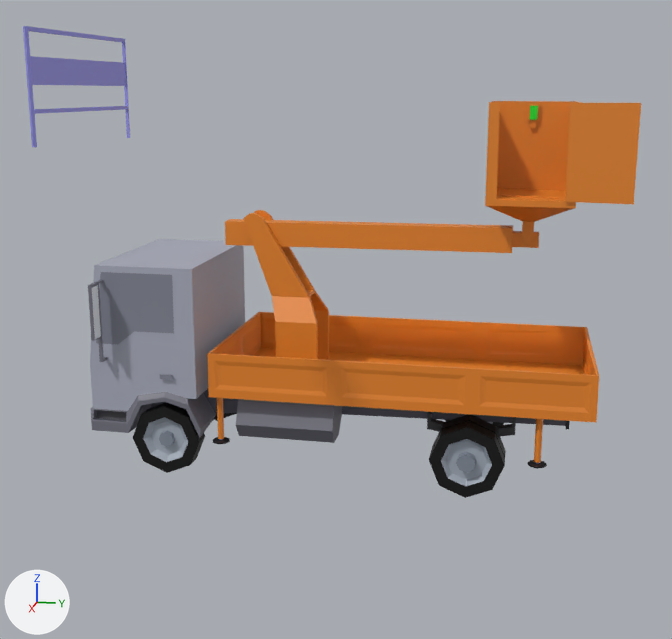
The Blender file Materials/TruckSkyLiftFootBridge.blend: old version first, new version second.
Rendered twice from a 50 mm lens placed at (12.41, 5.65, 5.08), pointed at (2.09, 3.59, 2.5). Every picture has the same lights, and +X, +Y and +Z are marked at lower left.

In view in the first picture: 'FootbridgeFence', 'TruckSkylift', 'TruckSkylift.001', 'TruckSkylift.002', 'TruckSkylift.003', 'TruckSkylift.Footstep', 'TruckSkylift.Footstep.Tgr'.
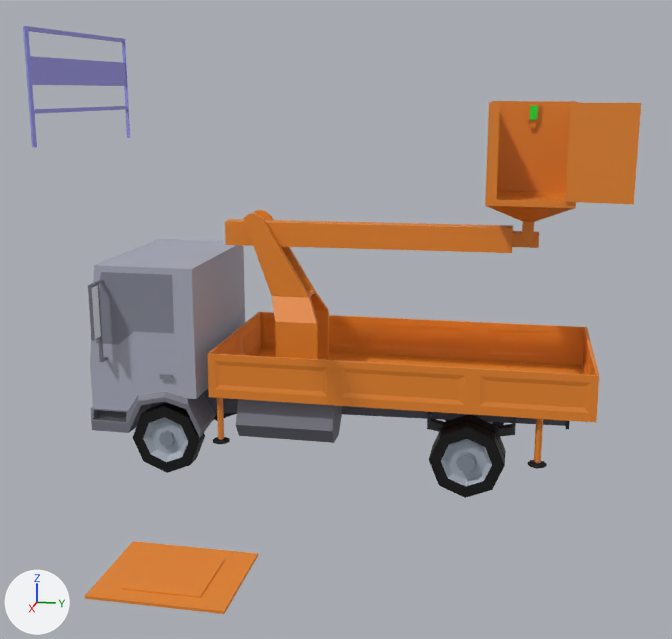
What differs and where, as boxes (x1, y1, x2, y2) in the pictures (672 x 639 px):
'TruckSkylift.Footstep', moved, turned: before (497, 188, 566, 201); after (85, 541, 258, 614)
'TruckSkylift.Footstep.Tgr', moved: before (502, 190, 559, 199); after (122, 551, 225, 598)

What changed in the scene script:
```text
Change ob_truckskylift_footstep:
    ob_truckskylift_footstep.location: (0.0, 5.73, 3.76) -> (5.06, 2.67, 0.75)
    ob_truckskylift_footstep.rotation_euler: (-0.0171, 0.0, 0.0) -> (0.00543, 0.0, -1.571)  # degrees (-1, 0, 0) -> degrees (0.3, 0, -90)
Change ob_truckskylift_footstep_tgr:
    ob_truckskylift_footstep_tgr.location: (0.0, 5.73, 3.76) -> (5.06, 2.67, 0.75)
```
